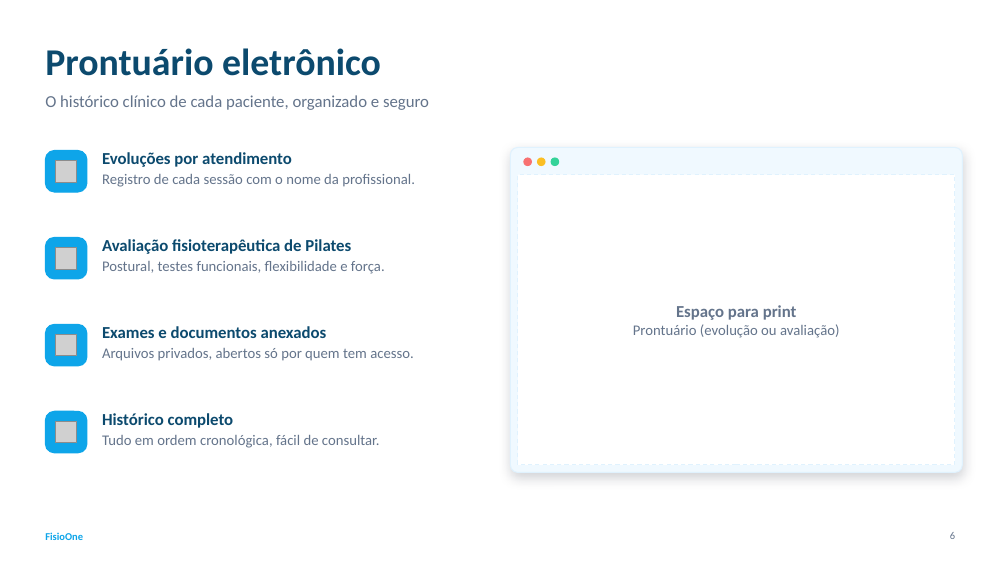
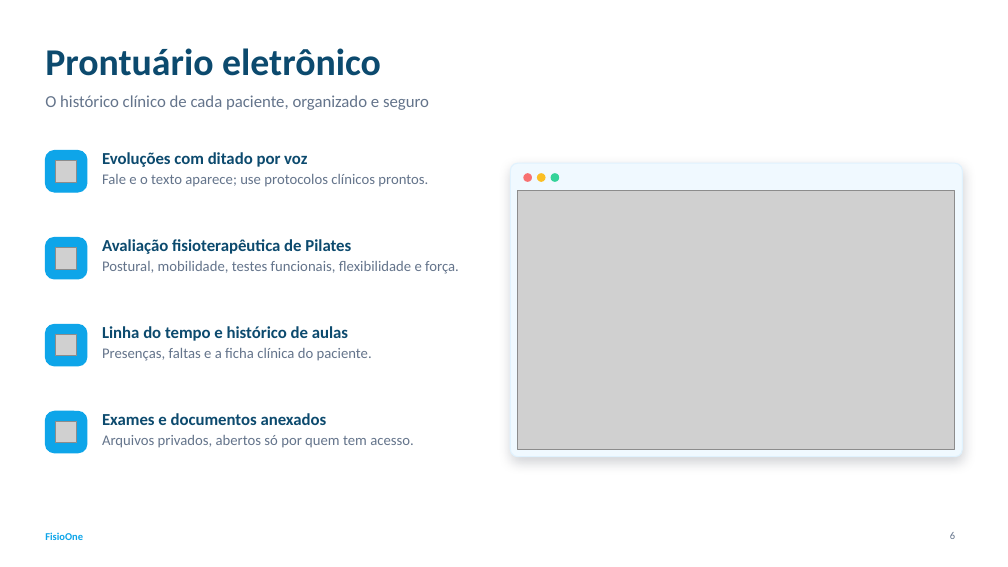
Before and after one commit to andremacedodev/ClinicaFisioterapia, a slide deck: slide 6 of docs/apresentacao/FisioOne_Apresentacao.pptx. Drawn at 1008x567 pixels with LibreOffice and Linux fonts; fonts in the diff are those of the drawing; grey boxes stand for pictures. Boxes give left, top, right and bottom in pixels: in the first picture for what was removed or moved away, otherwise in the second. Text is boxed around its words. In the diff, an @@ line names an element or a change of style, - is before the commit and + after.

```diff
--- a/docs/apresentacao/FisioOne_Apresentacao.pptx
+++ b/docs/apresentacao/FisioOne_Apresentacao.pptx
@@ text at (x1=102, y1=152, x2=428, y2=187): text changed @@
-Evoluções por atendimento
-Registro de cada sessão com o nome da profissional.
+Evoluções com ditado por voz
+Fale e o texto aparece; use protocolos clínicos prontos.
@@ rounded rectangle resized from (x1=510, y1=147, x2=963, y2=473) to (x1=510, y1=163, x2=963, y2=457) @@
@@ rounded rectangle at (x1=510, y1=163, x2=963, y2=457): proportions changed @@
@@ rectangle removed at (x1=518, y1=175, x2=955, y2=465) @@
@@ 3 ellipses moved together from (x1=524, y1=158, x2=559, y2=166) to (x1=524, y1=174, x2=559, y2=181) @@
@@ picture added at (x1=518, y1=191, x2=955, y2=449) @@
@@ text at (x1=102, y1=261, x2=459, y2=274): text changed @@
-Postural, testes funcionais, flexibilidade e força.
+Postural, mobilidade, testes funcionais, flexibilidade e força.
@@ text at (x1=102, y1=326, x2=372, y2=361): text changed @@
-Exames e documentos anexados
-Arquivos privados, abertos só por quem tem acesso.
+Linha do tempo e histórico de aulas
+Presenças, faltas e a ficha clínica do paciente.
@@ text removed at (x1=633, y1=305, x2=839, y2=338) @@
-Espaço para print
-Prontuário (evolução ou avaliação)
@@ text at (x1=102, y1=413, x2=414, y2=448): text changed @@
-Histórico completo
-Tudo em ordem cronológica, fácil de consultar.
+Exames e documentos anexados
+Arquivos privados, abertos só por quem tem acesso.
```
Also in this commit, not shown: 1 other slide changed, 3 other files.
